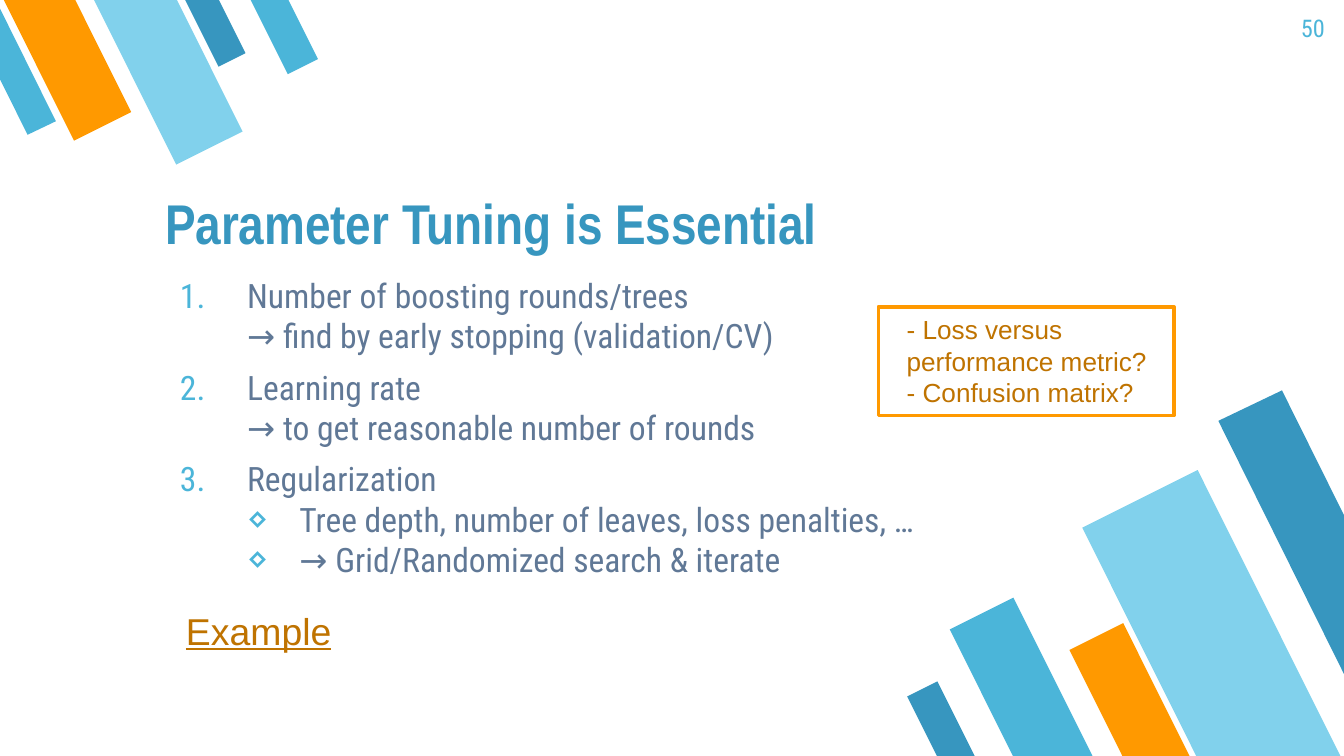
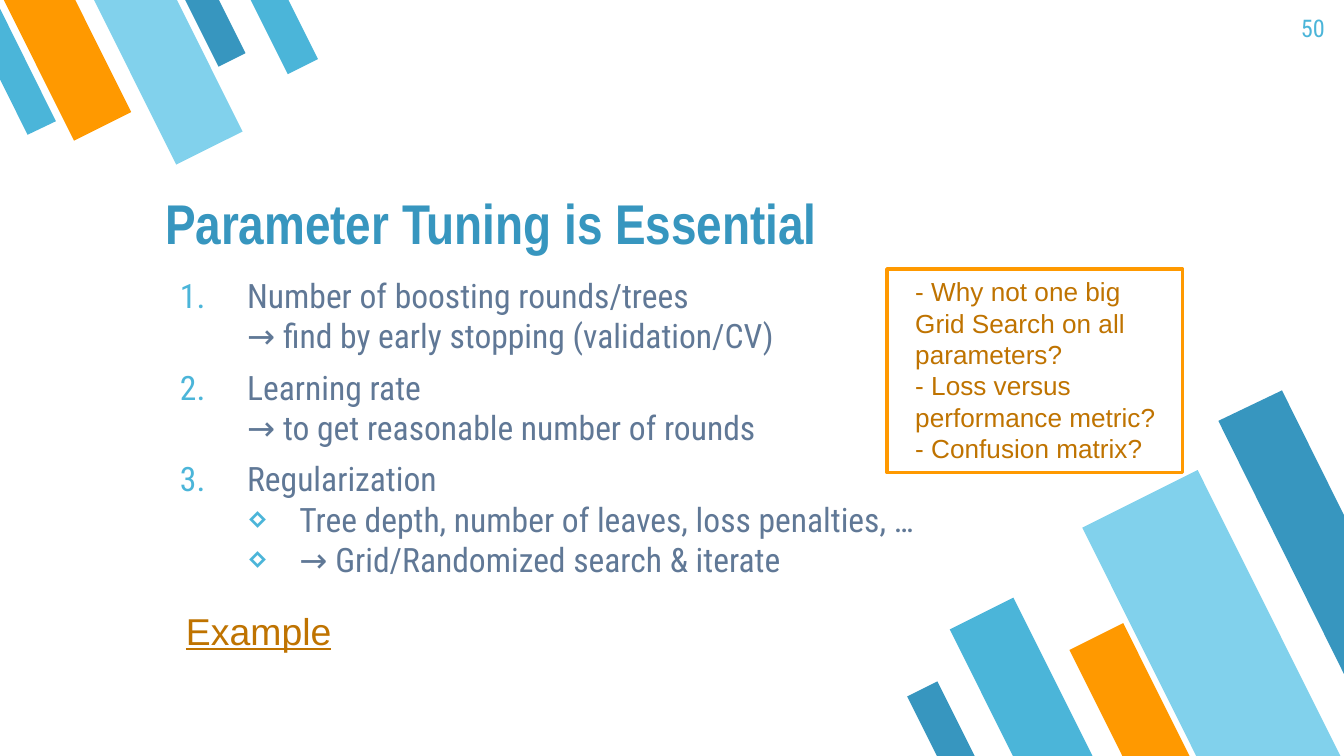
Before and after one commit to mayer79/ml_lecture, a slide deck: slide 50 of slides/ML_Lecture.pptx. Drawn at 1344x756 pixels with LibreOffice and Linux fonts; fonts in the diff are those of the drawing. Boxes give left, top, right and bottom in pixels: in the first picture for what was removed or moved away, otherwise in the second. Text is boxed around its words. In the diff, an @@ line names an element or a change of style, - is before the commit and + after.

```diff
--- a/slides/ML_Lecture.pptx
+++ b/slides/ML_Lecture.pptx
@@ rectangle "- Why not one big ...": place and size @@
-rectangle "- Why not one big ..." at (879,306,1175,415)
+rectangle "- Why not one big ..." at (887,269,1183,472)
@@ text in rectangle at (915,282,1124,370): paragraph added @@
+- Why not one big Grid Search on all parameters?
```
Also in this commit, not shown: 4 other slides changed, 2 other files.
